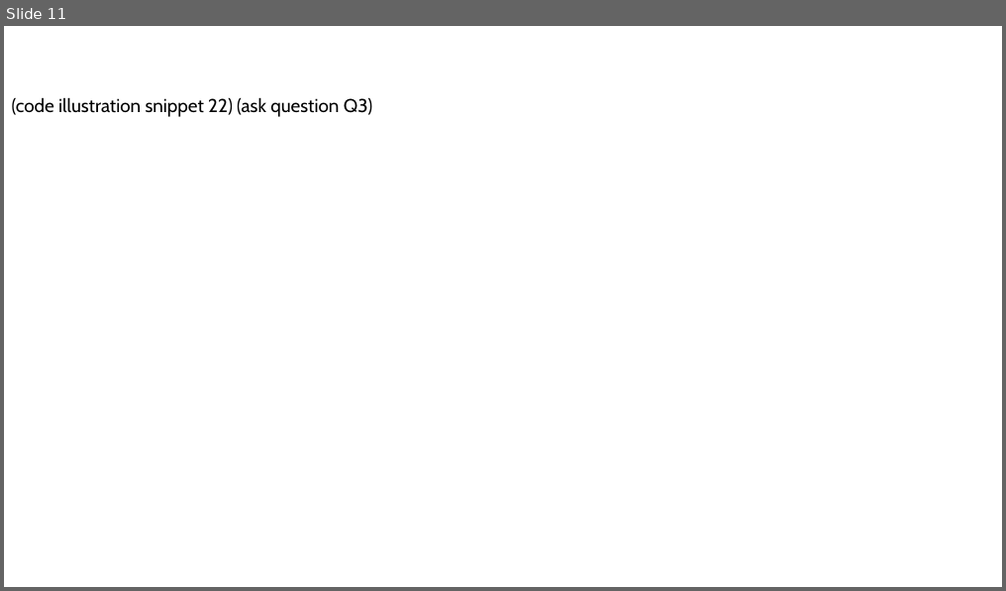
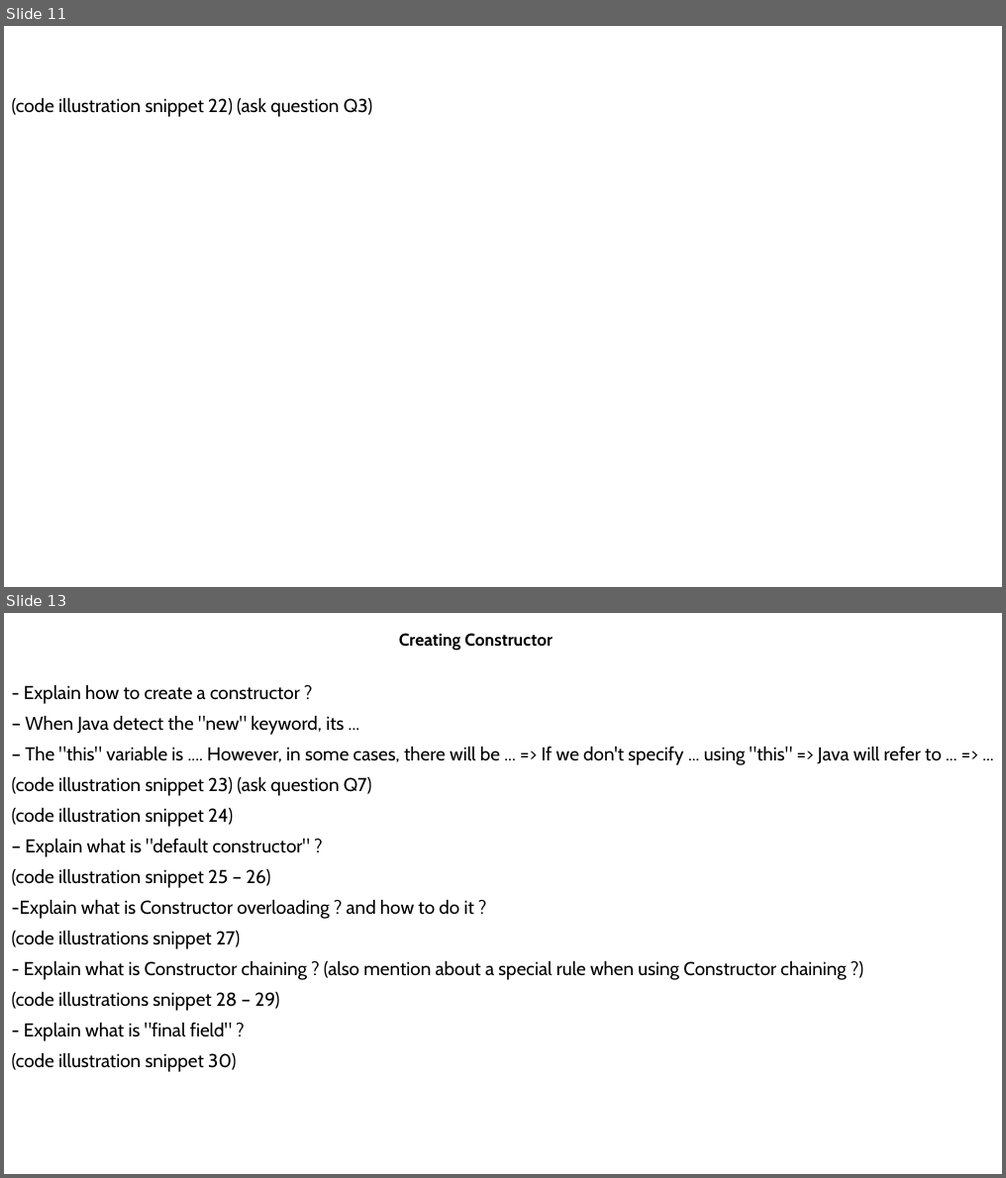
Before and after one commit to MaiDinhVinh/CS-Java, a slide deck: self-study resources/J8SE1/Chapter 4 - Methods and Encapsulation.pptx. Shown one above the other, each under a label of ours: slide 11 before the commit, slides 11 and 13 after it; the slides between them are not shown. The pictures are 1006x591 and 1006x1178 pixels, drawn with LibreOffice and Linux fonts; fonts in the diff are those of the drawing. Boxes give left, top, right and bottom in pixels: in the first picture for what was removed or moved away, otherwise in the second. Text is boxed around its words. In the diff, an @@ line names an element or a change of style, - is before the commit and + after.

```diff
--- a/self-study resources/J8SE1/Chapter 4 - Methods and Encapsulation.pptx
+++ b/self-study resources/J8SE1/Chapter 4 - Methods and Encapsulation.pptx
@@ slide 13 added at bbox=[4, 613, 1002, 1174], background #FFFFFF @@
@@ subtitle added at bbox=[399, 633, 552, 651], 16.6 pt, text #000000, bold @@
+Creating Constructor
@@ text added at bbox=[12, 684, 942, 1072], 18 pt, text #000000 @@
+- Explain how to create a constructor ?
+– When Java detect the "new" keyword, its ...
+– The "this" variable is .... However, in some cases, there will be ... => If we don't specify ... using "this" => Java will refer to ... => ...
+(code illustration snippet 23) (ask question Q7)
+(code illustration snippet 24)
+– Explain what is "default constructor" ?
+(code illustration snippet 25 – 26)
+-Explain what is Constructor overloading ? and how to do it ?
+(code illustrations snippet 27)
+- Explain what is Constructor chaining ? (also mention about a special rule when using Constructor chaining ?)
+(code illustrations snippet 28 – 29)
+- Explain what is "final field" ?
+(code illustration snippet 30)
```
Also in this commit, not shown: 6 other slides added.
